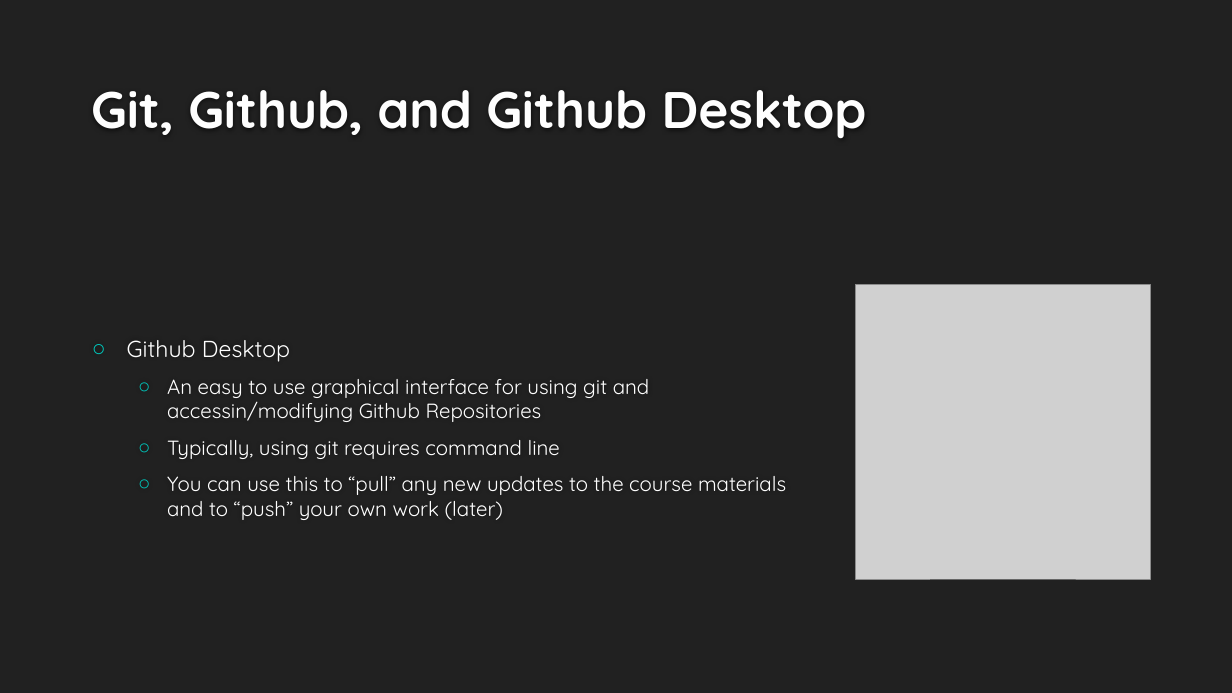
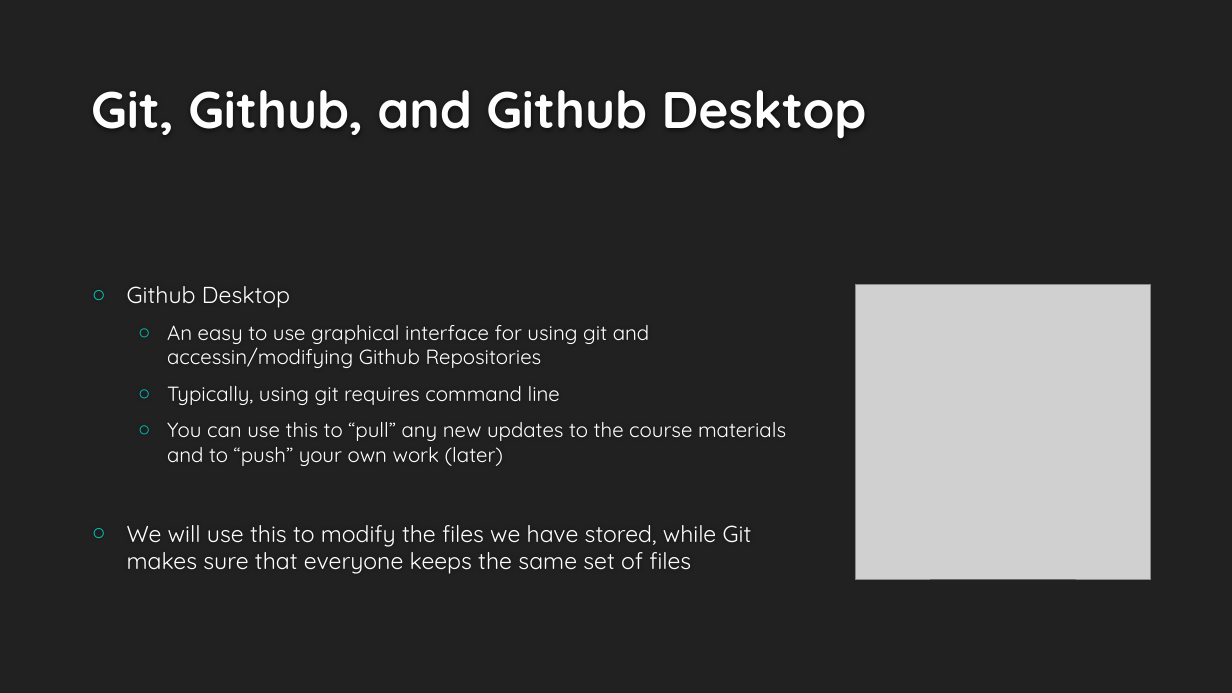
Before and after one commit to allisoct/ETLR23-24, a slide deck: slide 6 of slides/Day1.pptx. Drawn at 1232x693 pixels with LibreOffice and Linux fonts; fonts in the diff are those of the drawing; grey boxes stand for pictures; background and template pictures are left out. Boxes give left, top, right and bottom in pixels: in the first picture for what was removed or moved away, otherwise in the second. Text is boxed around its words. In the diff, an @@ line names an element or a change of style, - is before the commit and + after.

```diff
--- a/slides/Day1.pptx
+++ b/slides/Day1.pptx
@@ text at bbox=[127, 525, 752, 574]: paragraph added @@
+○ We will use this to modify the files we have stored, while Git makes sure that everyone keeps the same set of files
```
Also in this commit, not shown: 6 other slides changed, 3 slides added.
